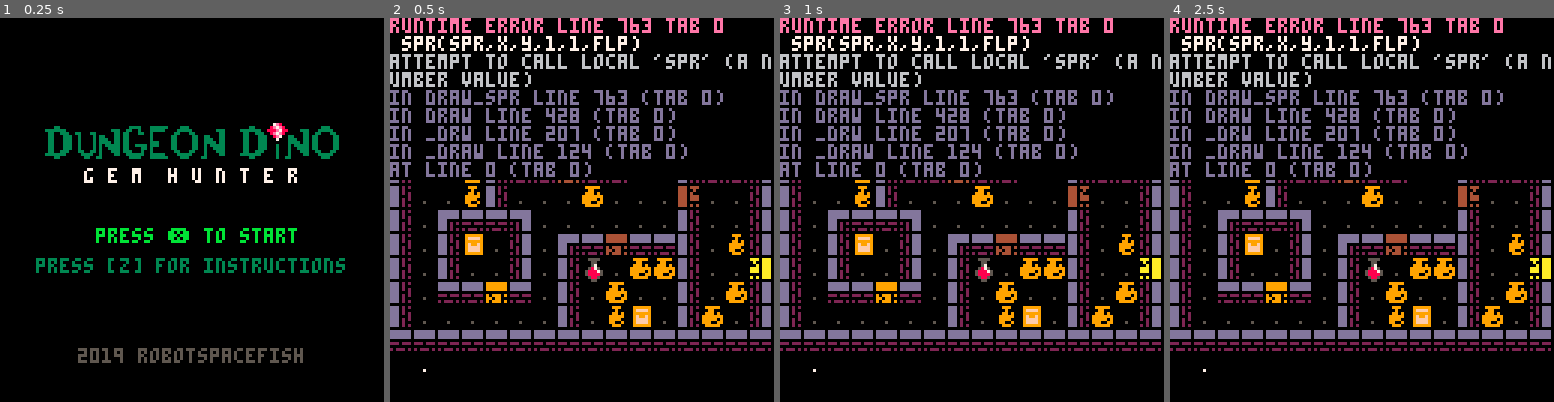
Above: before the commit, frames 1-4 (left to right).
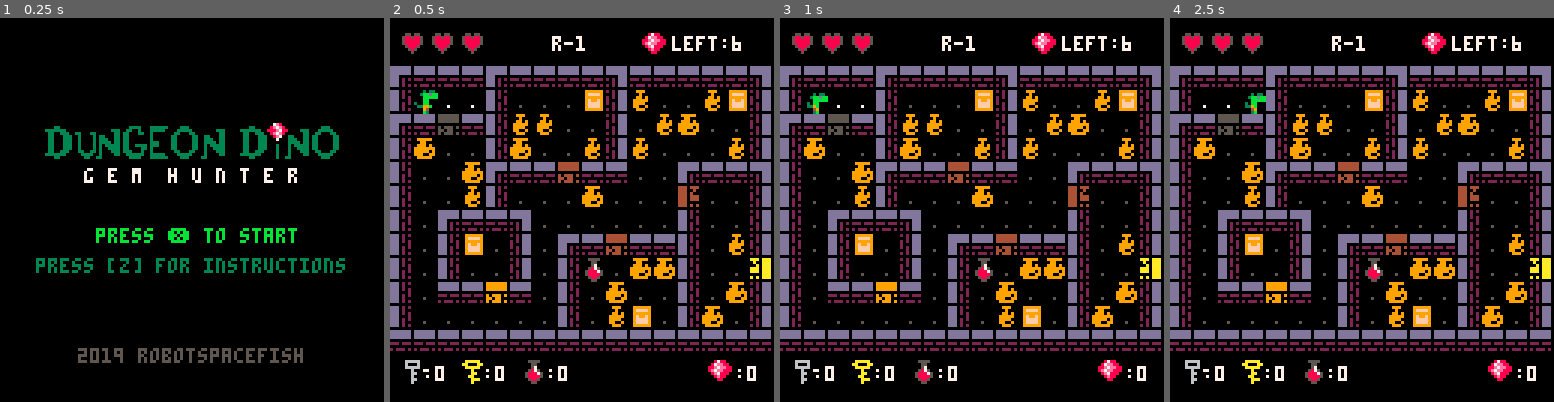
Above: after the commit, the same moments.

Repository: robotspacefish/dungeon_dino
Game: PICO-8 cartridge dungeon_dino.p8
Two runs of this game, one before a commit and one after it. Both use one fixed random seed, a clock stepped at 60 frames per second and the inputs below.
Inputs:
- Up to frame 1 (0.25 s): no input
- Up to frame 2 (0.5 s): tap X (X key) at 0.33 s
- Up to frame 3 (1 s): tap O (Z key) at 0.7 s
- Up to frame 4 (2.5 s): tap X (X key) at 1.07, 1.85 s; hold Right 1.6-2.1 s; tap O (Z key) at 1.7, 2.1 s; hold Up 2.15-2.42 s; hold Right from 2.47 s (still down)

Frame 1 is identical in both runs. In frame 2, 19% of the frame differs, in the area x 0-100%, y 0-96%; in frame 3, 19%; in frame 4, 19%.
Error before the commit: runtime error line 763 tab 0; spr(spr,x,y,1,1,flp); attempt to call local 'spr' (a number value)

Commit message:
fix flip sprite issue

Diff:
--- a/dungeon_dino.p8
+++ b/dungeon_dino.p8
@@ -211,7 +211,6 @@
 		end
 
 		ui()
-		print_debug() --todo remove
 end
 
 function draw_lvl_complete()
@@ -301,7 +300,6 @@
 	return create_game_object("player",x,y,{
 		-- variables ==============================================================
 		walking=false,
-		-- anim=player_walk_lr,
 		anim=player_anims[1],
 		flp=false,
 		direction=0,
@@ -321,10 +319,15 @@
 			self.master_key=0
 			self.keys=0
 		end,
-			-- flp ==================================================
-		flp=function(self,dir)
-			if dir_x[dir+1]<0 then self.flip=true else self.flip=false end
+-- do_flp ==================================================
+		do_flp=function(self)
+			if dir_x[self.direction+1]<0 then
+				self.flp=true
+			else
+				self.flp=false
+			end
 		end,
+-- f ==================================================
 		heal=function(self,pickup)
 			if pickup then
 				if self.health<3 then
@@ -355,7 +358,7 @@
 			local can_walk=false
 			local last_tile=mget(self.x,self.y)
 			self.direction=b
-			self:flp()
+			self:do_flp()
 			set_anim(self,player_anims)
 
 			can_walk=has_flag(mget(nx,ny),0)
@@ -428,7 +431,7 @@
 				end
 				self.hit=false
 			end
-			draw_spr(self.anim[getframe(self.anim)],self.x*8,self.y*8,color,self.flip)
+			draw_spr(self.anim[getframe(self.anim)],self.x*8,self.y*8,color,self.flp)
 		end
 	})
 end
@@ -759,11 +762,11 @@
 end
 -- ====== https://pico-8.fandom.com/wiki/Centering_Text ========
 
-function draw_spr(spr,x,y,c,flp)
+function draw_spr(s,x,y,c,flp)
  --accepts pixel coordinates
  palt(0,false)
  pal(11,c)
- spr(spr,x,y,1,1,flp)
+ spr(s,x,y,1,1,flp)
  pal()
 end
 
